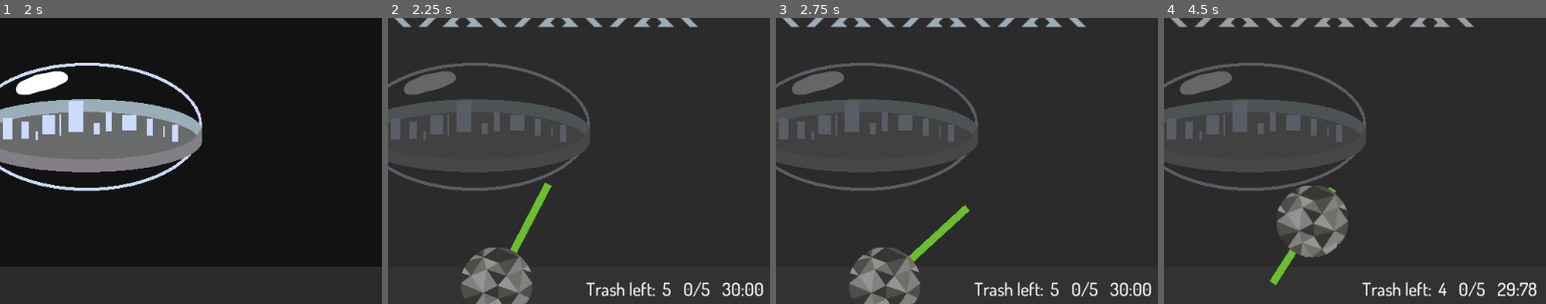
Above: before the commit, frames 1-4 (left to right).
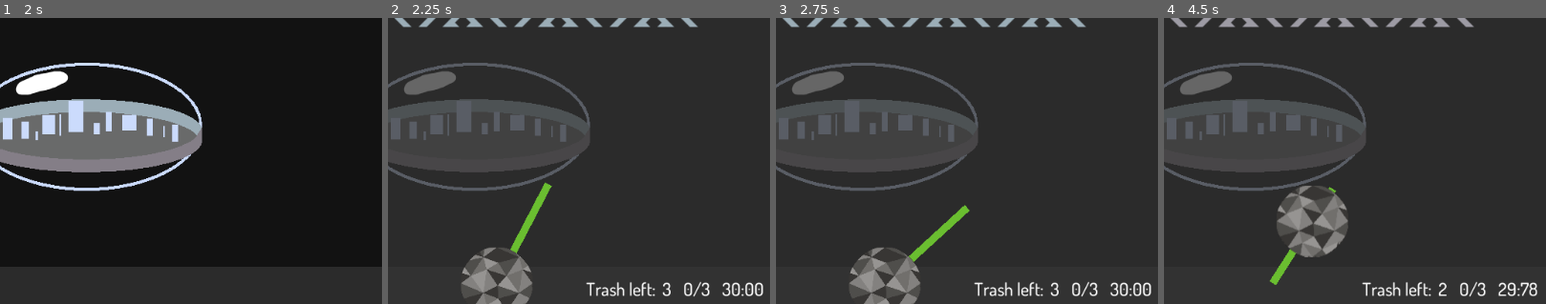
Above: after the commit, the same moments.

Repository: broquaint/eggjam20
Game: Godot game, scene res://Root.tscn
Two runs of this game, one before a commit and one after it. Both use one fixed random seed, a clock stepped at 60 frames per second and the inputs below.
Inputs:
- Up to frame 1 (2 s): click "Advance to next day" at 0.5 s; click "Advance to next day" at 1.25 s
- Up to frame 2 (2.25 s): click "Move waste to reactor" at 2 s
- Up to frame 3 (2.75 s): no input
- Up to frame 4 (4.5 s): click "Maintain hydroponics" at 2.75 s; click "Check life systems" at 3.5 s; tap Enter (ui_accept) at 4.25 s; hold Right (move_right) from 4.28 s (still down)
The pictures show only the part of the screen within x 38-88%, y 32-82%; the shares and areas given below are measured in that part.

Frame 1 is identical in both runs. In frame 2, less than 0.1% of the frame differs, in the area x 72-85%, y 92-95%; in frame 3, less than 0.1%; in frame 4, 0.5%, in the area x 71-98%, y 92-98%.

Commit message:
Move to a system where the game inputs are variable
The system isn't exposed or even tested but it is in place.

Diff:
--- a/project.godot
+++ b/project.godot
@@ -14,6 +14,11 @@
 "language": "GDScript",
 "path": "res://scripts/Butterfly.gd"
 }, {
+"base": "Node2D",
+"class": "JobBase",
+"language": "GDScript",
+"path": "res://scripts/JobBase.gd"
+}, {
 "base": "CheckBox",
 "class": "JobButton",
 "language": "GDScript",
@@ -26,19 +31,21 @@
 } ]
 _global_script_class_icons={
 "Butterfly": "",
+"JobBase": "",
 "JobButton": "",
 "LifeSystemSwitch": ""
 }
 
 [application]
 
-config/name="Eggjam 20"
+config/name="Director of Habitats"
 run/main_scene="res://Root.tscn"
 config/icon="res://icon.png"
 
 [autoload]
 
 Habitat="*res://scripts/Habitat.gd"
+JobFactory="*res://scripts/JobFactory.gd"
 
 [display]
 
--- a/scripts/CheckLifeSystems.gd
+++ b/scripts/CheckLifeSystems.gd
@@ -1,4 +1,4 @@
-extends Node2D
+extends JobBase
 
 signal play_started()
 signal game_completed(o2_score, h2o_score)
@@ -21,17 +21,13 @@
 var all_switches = []
 var all_critters = []
 
-var o2_total = 0
-var h2o_total = 0
+var o2_total = 10
+var h2o_total = 10
+var critter_total = 0
 
 onready var switch_scene = load("res://scenes/LifeSystemSwitch.tscn")
 onready var critter_scene = load("res://scenes/Critter.tscn")
 
-func make_switch(system, is_on):
-	var switch : LifeSystemSwitch = switch_scene.instance()
-	switch.system = system
-	switch.is_on = is_on
-	return switch
 
 func _ready():
 	play_state = PlayState.AT_START
@@ -39,19 +35,26 @@
 	$Bot.position = Vector2(192, lanes[current_lane])
 	$Bot/Sprite.playing = true
 
-	var switches = [
-		make_switch('h2o', true),
-		make_switch('h2o', false),
-		make_switch('o2', true),
-		make_switch('o2', false)
-	]
-	var bag = switches.duplicate()
+func make_switch(system, is_on):
+	var switch : LifeSystemSwitch = switch_scene.instance()
+	switch.setup(system, is_on)
+	return switch
 
-	for i in range(1,41):
-		var rand_switch = bag[randi() % bag.size()]
+func setup(arguments):
+	var new_switches = []
+	for _i in range(0, 10):
+		new_switches.append(make_switch('o2', true))
+		new_switches.append(make_switch('h2o', true))
 
-		var new_switch = rand_switch.duplicate()
-		new_switch.position = Vector2(256 + (256 * i), switch_lanes[randi() % switch_lanes.size()])
+	var rand_indices = range(0, 20)
+	rand_indices.shuffle()
+	var critter_indices = rand_indices.slice(0, arguments.critters)
+	for idx in critter_indices:
+		new_switches[idx].switch_flipped()
+
+	for i in range(0, new_switches.size()):
+		var new_switch = new_switches[randi() % new_switches.size()]
+		new_switch.position = Vector2(256 + (256 * (i+1)), switch_lanes[randi() % switch_lanes.size()])
 		new_switch.visible = true
 		new_switch.connect('body_entered', self, 'switch_entered', [new_switch])
 		new_switch.connect('body_exited', self, 'switch_exited', [new_switch])
@@ -59,13 +62,7 @@
 		move_child(new_switch, 2)
 		all_switches.append(new_switch)
 
-		match new_switch.system:
-			'o2':
-				o2_total += 1
-			'h2o':
-				h2o_total += 1
-
-		if randi() % 2 == 0 and not new_switch.is_on:
+		if not new_switch.is_on:
 			var critter = critter_scene.instance()
 			critter.position = new_switch.position
 			critter.add_torque(1.0)
@@ -74,9 +71,7 @@
 			all_critters.append(critter)
 			new_switch.critter = critter
 
-		bag.erase(rand_switch)
-		if bag.empty():
-			bag = switches.duplicate()
+		new_switches.erase(new_switch)
 
 func _process(delta):
 	if Input.is_action_just_pressed("move_up") or Input.is_action_just_pressed("move_down"):
@@ -113,7 +108,7 @@
 
 	if play_state != PlayState.ALL_DONE and all_switches.back().position.x < 0:
 		play_state = PlayState.ALL_DONE
-		emit_signal('game_completed', o2_total/o2_count, h2o_total/h2o_count)
+		emit_signal('game_completed', {o2_score = o2_total/o2_count, h2o_score = h2o_total/h2o_count})
 
 func animate_lane_switch():
 	$SwitchLane.interpolate_property(
--- a/scripts/FeedReactor.gd
+++ b/scripts/FeedReactor.gd
@@ -1,4 +1,4 @@
-extends Node2D
+extends JobBase
 
 signal game_completed(ball_total, score)
 
@@ -39,7 +39,12 @@
 	add_child(trash_ball)
 	trash_balls.append(trash_ball)
 
+func setup(arguments):
+	trash_ball_count = arguments.trash_balls
+	trash_ball_total = trash_ball_count
+
 func _process(_delta):
+	# TODO: Handle no balls being available!
 	if Input.is_action_just_pressed("ui_accept") and launch_state == LauncherState.READY and play_state != PlayState.TRASH_FINISHED:
 		if play_state == PlayState.AT_START and $PlayTime.is_stopped():
 			$PlayTime.start()
@@ -89,7 +94,7 @@
 			var shrink = get_tree().create_tween()
 			shrink.tween_property(ball.get_node('Sprite'), 'scale', Vector2.ZERO, 1.0)
 			shrink.set_parallel()
-	emit_signal("game_completed", trash_ball_total, score)
+	emit_signal("game_completed", {total=trash_ball_total, score=score})
 
 func trash_in_reactor(ball):
 	if play_state == PlayState.ALL_DONE:
@@ -105,7 +110,7 @@
 	ht.start()
 	ball.in_reactor = true
 
-func trash_out_reactor(ball):
+func trash_out_reactor(ball: Node2D):
 	if play_state == PlayState.ALL_DONE:
 		return
 
--- a/scripts/Game.gd
+++ b/scripts/Game.gd
@@ -11,6 +11,7 @@
 
 	connect("clock_tick", $UI/Status, "update_clock")
 	connect("calendar_update", $UI/Status, "update_date")
+	connect("calendar_update", Habitat, "day_done")
 	connect("clock_tick", $UI/Measures, "tick_update_measures")
 	connect("clock_tick", Habitat, "update_measures")
 	Habitat.connect("measures_updated", $UI/Measures, "change_update_measures")
@@ -52,9 +53,8 @@
 	emit_signal("clock_tick", clock_time, 1)
 	$PassageOfTime.start()
 
-func display_job(job_scene):
-	# Should really do all this in the actual Root node
-	var job = job_scene.instance()
+func display_job(job_scene, arguments = {}):
+	var job = JobFactory.make_scene(job_scene, arguments)
 	job.position = Vector2(140, 48)
 	add_child(job)
 	var res = yield(job, "game_completed")
@@ -63,5 +63,6 @@
 	var fade = get_tree().create_tween()
 	fade.tween_property(job, 'modulate', Color('#00ffffff'), 1.0)
 	fade.tween_callback(job, 'queue_free')
+	yield(fade, 'finished')
 
 	emit_signal("job_finished", res)
--- a/scripts/Habitat.gd
+++ b/scripts/Habitat.gd
@@ -17,18 +17,24 @@
 const TERRARIUM_MAX = WEEK * 2
 const LIFE_SYSTEMS_MAX = WEEK * 1.2
 
-onready var feed_reactor_scene = preload("res://scenes/FeedReactor.tscn")
-onready var maintain_hydroponics_scene = preload("res://scenes/MaintainHydroponics.tscn")
-onready var check_life_systems_scene = preload("res://scenes/CheckLifeSystems.tscn")
+var feed_reactor_scene = "res://scenes/FeedReactor.tscn"
+var check_life_systems_scene = "res://scenes/CheckLifeSystems.tscn"
+var maintain_hydroponics_scene = "res://scenes/MaintainHydroponics.tscn"
 
 onready var root = get_node('/root/Root')
 
+# measures
 var energy : float = 100.0
 var terrarium : float = 100.0
 var life_systems : float = 100.0
 var shields : float = 100.0
 var happiness : float = 100.0
 var efficiency : float = 100.0
+
+# resources
+var trash_balls : int = 2
+var butterflies : int = 10
+var critters : int = 5 # On off switches instead?
 
 var jobs = [
 	Job.create(
@@ -69,21 +75,27 @@
 #	print("energy now ", energy, " after ", delta)
 #	life_systems -= float(clock_time) / float(LIFE_SYSTEMS_WEAR)
 
+func day_done():
+	trash_balls = clamp(trash_balls + 1, 1, 8)
+	butterflies = clamp(butterflies + 2, 1, 20)
+	critters    = clamp(critters    + 1, 1, 18)
+
 func job_begun(job):
 	job.change_effect.call_func()
 	emit_signal("measures_updated")
 
 func _job_feed_reactor():
-	root.display_job(feed_reactor_scene)
+	root.display_job(feed_reactor_scene, { trash_balls = trash_balls })
 	var res = yield(root, 'job_finished')
 
-	var up_by = float(ENERGY_USAGE) * (float(res[1]) / float(res[0]))
+	var up_by = float(ENERGY_USAGE) * (float(res.score) / float(res.total))
 	var new_val = clamp(energy + up_by, 0.0, float(ENERGY_MAX))
 	print("energy from ", energy, ' to ', new_val, ' based on ', res, ' up by ', up_by)
 	energy = new_val
+	trash_balls -= res.total
 
 func _job_rotate_hydroponics():
-	root.display_job(maintain_hydroponics_scene)
+	root.display_job(maintain_hydroponics_scene, { butterflies = butterflies })
 	var score = yield(root, 'job_finished')
 
 	var up_by = float(TERRARIUM_DETERIORATION) * (1 + (score/10))
@@ -92,17 +104,19 @@
 	terrarium = new_val
 
 	energy -= float(ENERGY_USAGE) / 2
+	trash_balls += 1
 
 func _job_check_life_systems():
-	root.display_job(check_life_systems_scene)
+	root.display_job(check_life_systems_scene, { critters = critters })
 	var res = yield(root, 'job_finished')
 
-	var up_by = float(LIFE_SYSTEMS_WEAR) * (res[0] + res[1])
+	var up_by = float(LIFE_SYSTEMS_WEAR) * (res.o2_score + res.h2o_score)
 	var new_val = clamp(life_systems + up_by, 0.0, float(LIFE_SYSTEMS_MAX))
 	print("life_systems from ", life_systems, ' to ', new_val, ' based on ', res, ' up by ', up_by)
 	life_systems = new_val
 
 	energy -= float(ENERGY_USAGE)
+	trash_balls += 1
 
 func energy_percent():
 	return 100 * (energy / ENERGY_MAX)
--- /dev/null
+++ b/scripts/JobBase.gd
@@ -0,0 +1,6 @@
+class_name JobBase
+
+extends Node2D
+
+func setup(arguments):
+	assert(false, "Looks like %s forgot to implement JobBase.setup(args)!" % str(self))
--- /dev/null
+++ b/scripts/JobFactory.gd
@@ -0,0 +1,18 @@
+# class_name JobFactory
+
+extends Node2D
+
+var scenes = {}
+
+func make_scene(resource_path, arguments):
+	var scene
+	if not(resource_path in scenes):
+		scene = load(resource_path)
+		scenes[resource_path] = scene
+	else:
+		scene = scenes[resource_path]
+
+	var job : JobBase = scene.instance()
+	# Wants to be called *after* the job is added to the scene tree.
+	job.call_deferred('setup', arguments)
+	return job
--- a/scripts/LifeSystemSwitch.gd
+++ b/scripts/LifeSystemSwitch.gd
@@ -2,31 +2,34 @@
 
 extends Area2D
 
-var o2_on   : Texture = load("res://assets/images/o2 on.png")
-var o2_off  : Texture = load("res://assets/images/o2 off.png")
-var h2o_on  : Texture = load("res://assets/images/h2o on.png")
-var h2o_off : Texture = load("res://assets/images/h2o off.png")
+var o2_on   : Texture = preload("res://assets/images/o2 on.png")
+var o2_off  : Texture = preload("res://assets/images/o2 off.png")
+var h2o_on  : Texture = preload("res://assets/images/h2o on.png")
+var h2o_off : Texture = preload("res://assets/images/h2o off.png")
 
-export var is_on : bool
-export var system : String
+var is_on : bool
+var system : String
 
 var normal :  Texture
 var inverse : Texture
 var critter : RigidBody2D
 
-func _ready():
+func setup(system, is_on):
+	self.system = system
+	self.is_on = is_on
+
 	match system:
 		'o2':
 			self.normal = o2_on if is_on else o2_off
 			self.inverse = o2_off if is_on else o2_on
 			self.modulate = Color('#99e550') if is_on else Color('#ac3232')
-			$Sprite.texture = normal
 		'h2o':
 			self.normal = h2o_on if is_on else h2o_off
 			self.inverse = h2o_off if is_on else h2o_on
 			self.modulate = Color('#99e550') if is_on else Color('#ac3232')
-			$Sprite.texture = normal
 
+func _ready():
+	$Sprite.texture = normal
 	$DoSwitch.connect('timeout', self, 'switch_flipped')
 
 func bot_entered():
@@ -35,7 +38,12 @@
 	$DoSwitch.stop()
 
 func switch_flipped():
-	$Sprite.texture = self.inverse
+	var old_normal = normal
+	normal = inverse
+	inverse = old_normal
+	# As this can be run before _ready check if $Sprite can be set.
+	if has_node('Sprite'):
+		$Sprite.texture = normal
 	is_on = not is_on
 	self.modulate = Color('#99e550') if is_on else Color('#ac3232')
 #	print("switch ", system, " was ", not is_on, " now ", is_on)
--- a/scripts/MaintainHydroponics.gd
+++ b/scripts/MaintainHydroponics.gd
@@ -1,4 +1,4 @@
-extends Node2D
+extends JobBase
 
 signal play_started()
 signal game_completed(score)
@@ -20,10 +20,6 @@
 func _ready():
 #	randomize()
 	play_state = PlayState.AT_START
-	for i in range(1, butterfly_total+1):
-		var x = (1 + (i % 4)) * 150
-		var y = (1 + floor(i / 4)) * 150
-		add_butterfly(Vector2(randi() % 100 + x, randi() % 100 + y))
 
 	$NetForButterflies.position = Vector2(100, 100)
 	$NetForButterflies.rotation_degrees = 90
@@ -33,8 +29,15 @@
 
 	$PlayTime.connect('timeout', self, 'end_game')
 
+func setup(arguments):
+	butterfly_total = arguments.butterflies
+	for i in range(1, butterfly_total+1):
+		var x = (1 + (i % 4)) * 150
+		var y = (1 + floor(i / 4)) * 150
+		add_butterfly(Vector2(randi() % 100 + x, randi() % 100 + y))
+
 func add_butterfly(offset):
-	print("butterfly at ", offset.x, 'x', offset.y)
+#	print("butterfly at ", offset.x, 'x', offset.y)
 	var bf = butterfly_scene.instance()
 	bf.get_node("EscapeWindow").connect("timeout", self, "caught_butterfly", [bf])
 	bf.position = Vector2(offset.x , offset.y)
